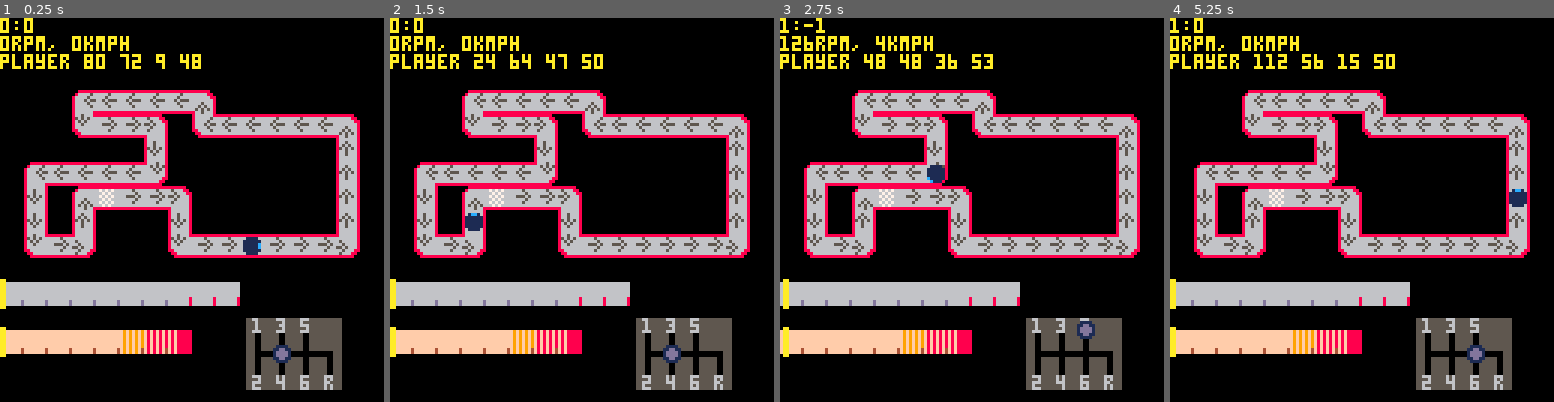
Above: before the commit, frames 1-4 (left to right).
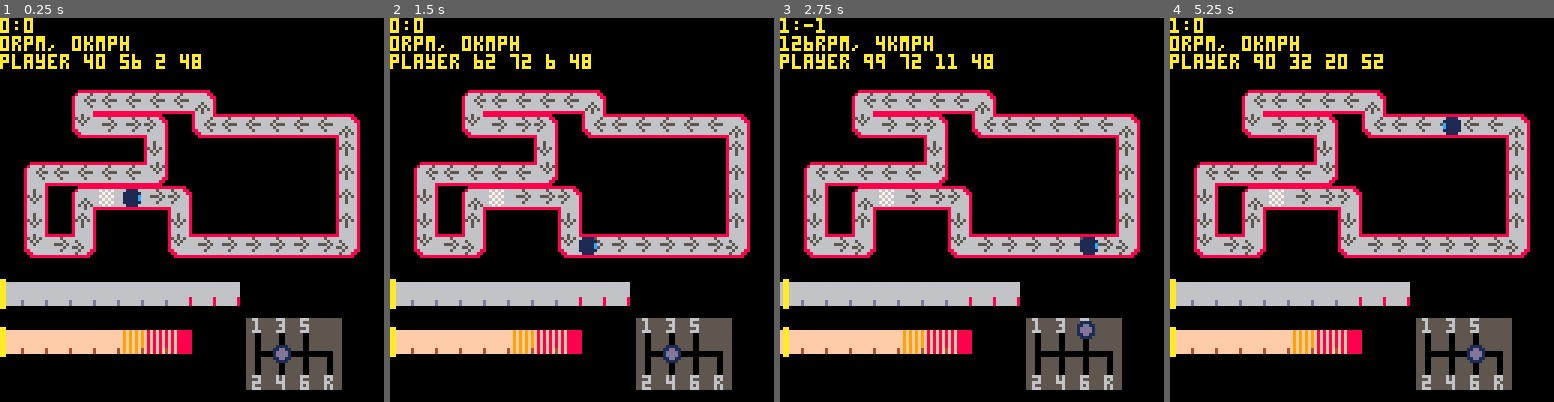
Above: after the commit, the same moments.

Repository: VedVid/PICOdrag
Game: PICO-8 cartridge picodrag.p8
The game is run twice, just before and just after one commit, with the same random seed, the same clock (stepped at 60 frames per second) and the same inputs.
Inputs:
- Up to frame 1 (0.25 s): no input
- Up to frame 2 (1.5 s): no input
- Up to frame 3 (2.75 s): hold Right 1.6-2.1 s; hold Up 2.15-2.42 s; hold Right from 2.47 s (still down)
- Up to frame 4 (5.25 s): release Right at 3.03 s; hold Left 3.08-3.58 s; hold Down 3.63-3.97 s; hold Right 4.02-4.68 s; hold Up 4.73-5.03 s; hold Left from 5.08 s (still down)

The runs differ from the first frame. In frame 1, 0.5% of the frame differs, in the area x 21-68%, y 9-62%; in frame 2, 0.8%; in frame 3, 0.6%; in frame 4, 1.1%, in the area x 21-93%, y 9-50%.

Commit message:
Smooth movement + bugfixes related to map cells placement

Diff:
--- a/picodrag.p8
+++ b/picodrag.p8
@@ -188,8 +188,8 @@
 function draw_track(track)
  for k, v in pairs(track.cells) do
   spr(v[3],
-  track.x+(v[1]*8),
-  track.y+(v[2]*8))
+  track.x+v[1],
+  track.y+v[2])
  end
 end
 
@@ -466,8 +466,21 @@
   ncell = track.cells[1]
  end
 
- actor.x = (ncell[1]*8) + track.x
- actor.y = (ncell[2]*8) + track.y
+ if (ncell[1]+track.x > actor.x) then
+  actor.x += 1
+ elseif (ncell[1]+track.x < actor.x) then
+  actor.x -= 1
+ end
+ if (ncell[2]+track.y > actor.y) then
+  actor.y += 1
+ elseif (ncell[2]+track.y < actor.y) then
+  actor.y -= 1
+ end
+
+ if (ncell[1]+track.x == actor.x and
+  ncell[2]+track.y == actor.y) then
+  actor.cell += 1
+ end
 
  if ncell[3] == 10 or
   ncell[3] == 42 then
@@ -496,8 +509,6 @@
  elseif ncell[3] == 15 then
   actor.sprite = 51
  end
-
- actor.cell += 1
 end
 
 function actors_update(opponents, player, track)
@@ -926,10 +937,14 @@
  add(track.cells, {3,7,31})
  add(track.cells, {3,6,27})
  add(track.cells, {3,5,12})
+ for k, v in pairs(track.cells) do
+  v[1] = v[1]*8
+  v[2] = v[2]*8
+ end
  track.start_x =
-  track.x+(8*track.cells[1][1])
+  track.x+(track.cells[1][1])
  track.start_y =
-  track.y+(8*track.cells[1][2])
+  track.y+(track.cells[1][2])
  return track
 end
 __gfx__
